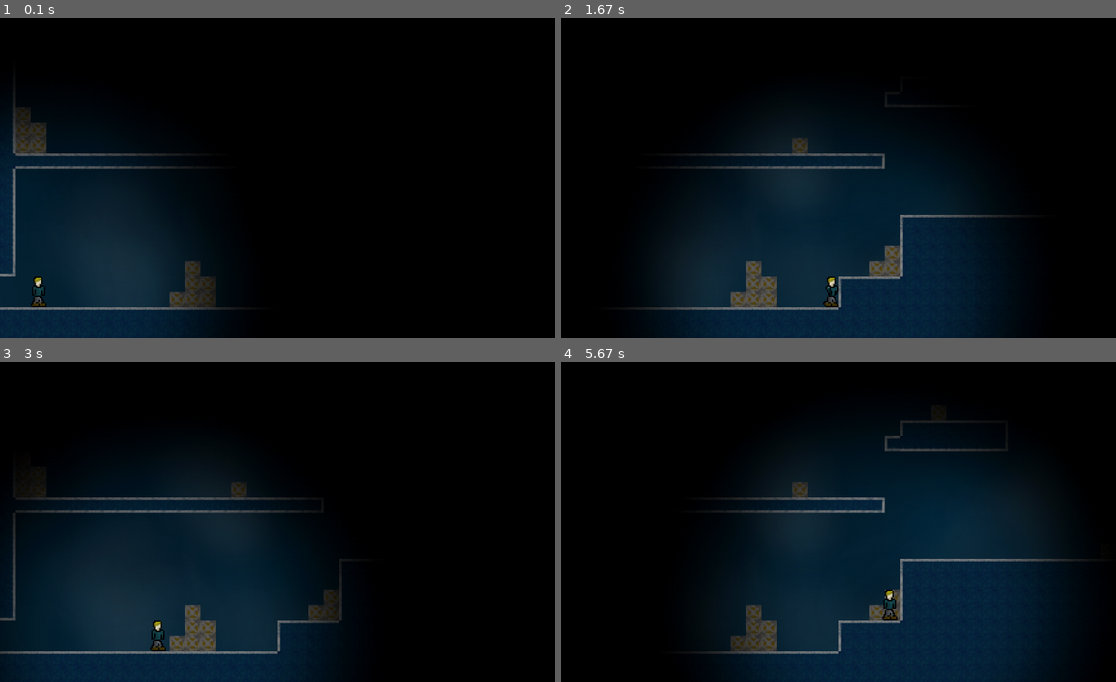
Above: before the commit, frames 1-4 (two rows, left to right).
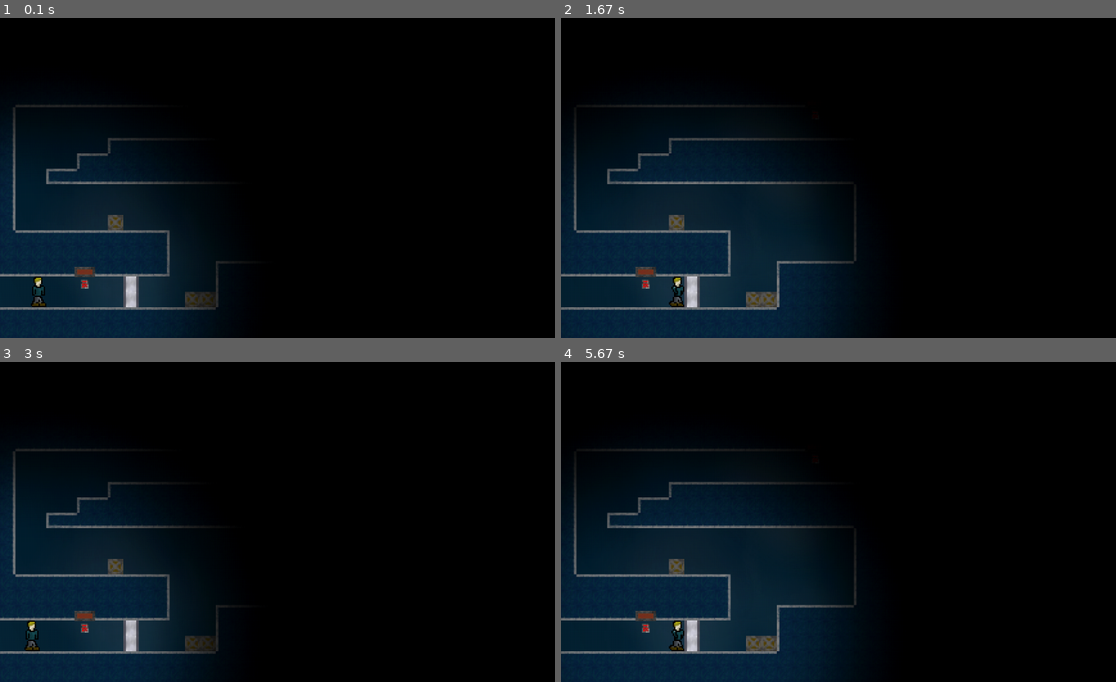
Above: after the commit, the same moments.

Repository: Sigton/stealth
Game: pygame game, started from main.py
The game is run twice, just before and just after one commit, with the same random seed, the same clock (stepped at 60 frames per second) and the same inputs.
Inputs:
- Up to frame 1 (0.1 s): no input
- Up to frame 2 (1.67 s): hold Right 0.33-0.8 s; hold Up 0.83-1.13 s; hold Right 1.17-1.63 s
- Up to frame 3 (3 s): hold Left 1.67-2.2 s; tap D at 2.67 s
- Up to frame 4 (5.67 s): hold Right 3.4-4.03 s; hold Left 4.07-4.53 s; hold Right 4.57-5.03 s; hold Up 5.07-5.37 s; hold Right from 5.4 s (still down)

The runs differ from the first frame. In frame 1, 3.4% of the frame differs, in the area x 0-43%, y 25-92%; in frame 2, 35%; in frame 3, 19%; in frame 4, 51%, in the area x 0-95%, y 18-100%.

Commit message:
Progress bars now render

Diff:
--- a/healthbar.py
+++ b/healthbar.py
@@ -53,6 +53,8 @@
 
 class ProgressBar(pygame.sprite.Sprite):
 
+    parent = None
+
     def __init__(self):
 
         # Call the parents constructor
@@ -95,8 +97,13 @@
         image = self.sprite_sheet.get_image(32, 64, 32, 16)
         self.images.append(image)
 
-        self.image = self.images[10]
+        self.image = self.images[0]
 
         self.rect = self.image.get_rect()
 
         self.progress = 0
+
+    def update(self):
+
+        self.rect.x = self.parent.rect.x + (self.parent.rect.width/2 - self.rect.width/2)
+        self.rect.y = self.parent.rect.y - 20
--- a/level.py
+++ b/level.py
@@ -2,6 +2,7 @@
 import platforms
 import guards
 import entities
+import healthbar
 import constants
 import terrain
 import os
@@ -82,6 +83,10 @@
 
         new_keypad.rect.x = x
         new_keypad.rect.y = y
+
+        new_keypad.progress_bar = healthbar.ProgressBar()
+        new_keypad.progress_bar.parent = new_keypad
+        self.entities.add(new_keypad.progress_bar)
 
         self.keypads.add(new_keypad)
         self.keypad_array.append(new_keypad)
--- a/main.py
+++ b/main.py
@@ -46,16 +46,16 @@
 
     # Create the levels
     level_list = list()
-    level_list.append(level.Level01(player))
-    level_list.append(level.Level02(player))
+    # level_list.append(level.Level01(player))
+    # level_list.append(level.Level02(player))
     level_list.append(level.Level03(player))
-    level_list.append(level.Level04(player))
-    level_list.append(level.Level05(player))
-    level_list.append(level.Level06(player))
-    level_list.append(level.Level07(player))
-    level_list.append(level.Level08(player))
-    level_list.append(level.Level09(player))
-    level_list.append(level.Level10(player))
+    # level_list.append(level.Level04(player))
+    # level_list.append(level.Level05(player))
+    # level_list.append(level.Level06(player))
+    # level_list.append(level.Level07(player))
+    # level_list.append(level.Level08(player))
+    # level_list.append(level.Level09(player))
+    # level_list.append(level.Level10(player))
 
     # Set the current level
     current_level_no = 0
